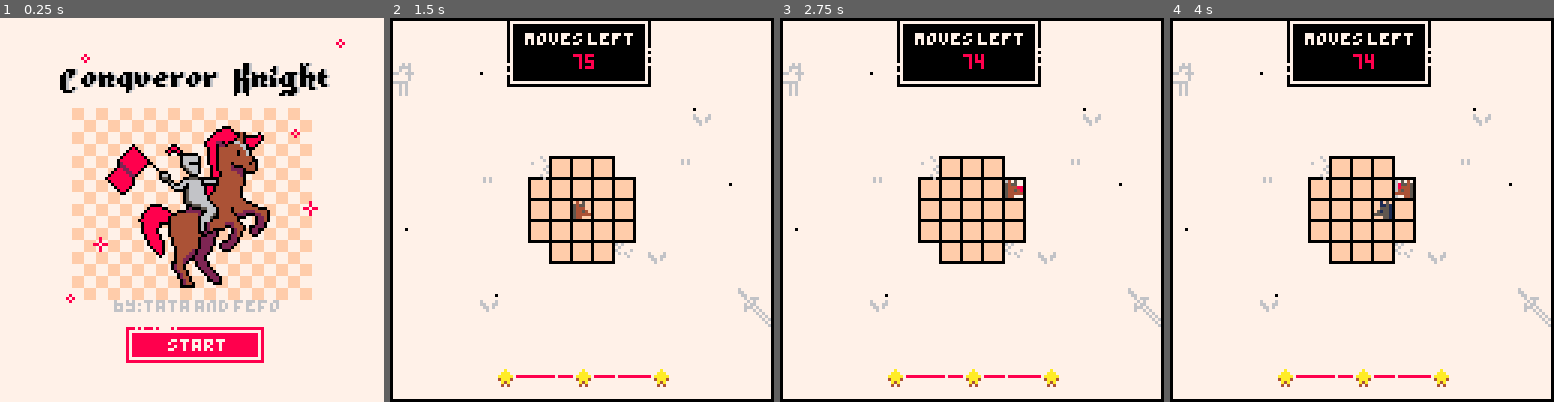
Above: before the commit, frames 1-4 (left to right).
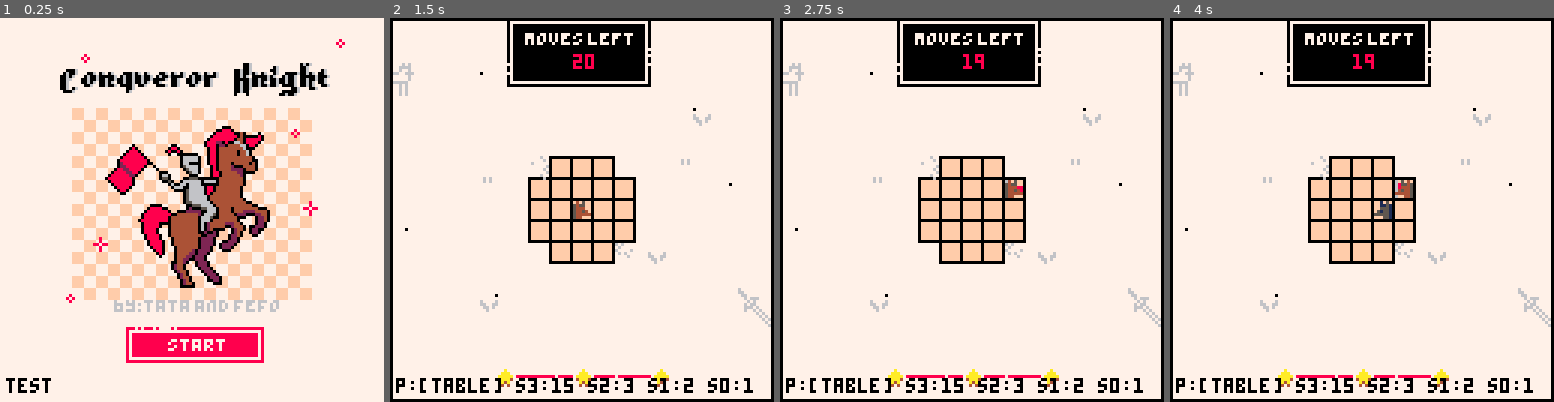
Above: after the commit, the same moments.

Repository: fbarreta/knight
Game: PICO-8 cartridge knight.p8
The game is run twice, just before and just after one commit, with the same random seed, the same clock (stepped at 60 frames per second) and the same inputs.
Inputs:
- Up to frame 1 (0.25 s): no input
- Up to frame 2 (1.5 s): tap X (X key) at 0.33, 1.07 s; tap O (Z key) at 0.7 s
- Up to frame 3 (2.75 s): hold Right 1.6-2.1 s; tap O (Z key) at 1.7, 2.1, 2.5 s; tap X (X key) at 1.85 s; hold Up 2.15-2.42 s; hold Right from 2.47 s (still down)
- Up to frame 4 (4 s): tap O (Z key) at 2.9, 3.3, 3.7 s; tap X (X key) at 2.97 s; release Right at 3.03 s; hold Left 3.08-3.58 s; hold Down 3.63-3.97 s

The runs differ from the first frame. In frame 1, 0.2% of the frame differs, in the area x 1-14%, y 93-98%; in frame 2, 1.3%; in frame 3, 1.4%, in the area x 1-95%, y 9-98%; in frame 4, 1.4%.

Commit message:
Add files via upload

Diff:
--- a/knight.p8
+++ b/knight.p8
@@ -3,7 +3,7 @@
 __lua__
 levels = {
 	{
-		moves=75,
+		moves=20,
 		grid = {r=5,c=5},
 		holes = {
 			{x = 0,y = 0},
@@ -15,14 +15,14 @@
 		}
 	},
 	{
-		moves=40,
+		moves=30,
 		grid = {r=5,c=3},
 		holes = {},
 		ini = {x = 1,y = 2
 		}
 	},
 	{
-		moves=75,
+		moves=50,
 		grid = {r = 5,c = 5},
 		holes = {
 			{x = 0,y = 0},
@@ -40,7 +40,7 @@
 		}
 	},
 	{
-		moves=65,
+		moves=50,
 		grid = {r = 4,c = 6},
 		holes = {
 			{x = 0,y = 0},
@@ -56,14 +56,14 @@
 		}
 	},
 	{
-		moves=40,
+		moves=25,
 		grid = {r = 3,c = 4},
 		holes = {},
 		ini = {x = 1,y = 2
 		}
 	},
 	{
-		moves=130,
+		moves=100,
 		grid = {r = 5,c = 10},
 		holes = {
 			{x = 0,y = 0},
@@ -128,7 +128,7 @@
 		}
 	},
 	{
-		moves=250,
+		moves=200,
 		grid = {r = 10,c = 10},
 		holes = {
 			{x = 0,y = 0},
@@ -176,7 +176,7 @@
 		}
 	},
 	{
-		moves=250,
+		moves=220,
 		grid = {r = 9,c = 12},
 		holes = {
 			{x = 0,y = 0},
@@ -282,7 +282,7 @@
  checklevel()
  splashscreen()
  drawlevel()
- //debug(2, 120)
+ debug(2, 120)
 end
 
 function levelupdate()
@@ -306,11 +306,13 @@
 	if (loading == false) then return end
 	if (level == 0) then
 		draw_splash()
+	elseif (level == #levels) then
+		draw_winlevel(true)
 	else
 		if lost then
 			draw_looselevel()
 		else
-			draw_winlevel()
+			draw_winlevel(false)
 		end
 	end
 end
@@ -358,10 +360,17 @@
 	spr(79,20,90)
 end
 
-function draw_winlevel()
+function draw_winlevel(endgame)
 	color(0)
 	palt(0,false)
-	print("stage clear",43,14)
+	local msg = "stage clear"
+	local y = 14
+	local x = 42
+	if endgame then
+		x = 22
+		msg = "you beat the game !!!"
+	end
+	print(msg,x,14)
 	local y = 72
 	local x = 22
 	spr(176,x,y,3,1)
@@ -405,8 +414,12 @@
 		spr(71,x,y,6,2)
 	end
 	palt(0,true)
-	spr(96,x+4,y+4,2,1)
-	spr(98,x+24,y+4,3,1)
+	if endgame then
+		spr(115,x+10,y+4,4,1)
+	else
+		spr(96,x+4,y+4,2,1)
+		spr(98,x+24,y+4,3,1)
+	end
 	local y = 104
 	local x = 41
 	palt(0,false)
@@ -473,18 +486,18 @@
 	end
 	line(42,119,86,119,8)
 	//progress bar 44px
-	local range = stars.s0 - stars.s2
-	local rangestep = 100 / range
-	local len = 44
-	local step = len * 0.01
-	local m = (levels[level].moves - moves) - stars.s3
-	local p = step * (m * rangestep)
-	if stars.score < 3 then
-			if p > len then
-				p = len
-			end
-		line(86-p,119,86,119,6)
-	end
+	//local range = 5
+	//local rangestep = 100 / range
+	//local len = 44
+	//local step = len * 0.01
+	//local m = (levels[level].moves - moves) - stars.s2 - stars.s1
+	//local p = flr(step * (m * rangestep))
+	//if stars.score < 3 and p > 0 then
+	//		if p > len then
+	//			p = len
+	//		end
+	//	line(86-p,119,86,119,6)
+	//end
 	line(55,119,55,119,7)
 	line(75,119,75,119,7)
 	local s3 = 8;
@@ -506,6 +519,11 @@
 	color(0)
 	drawbackground()
 	rect(0,0,127,127,0)
+	message = "p:"..tostr(p)
+	      .. " s3:"..tostr(stars.s3)
+							.. " s2:"..tostr(stars.s2)
+							.. " s1:"..tostr(stars.s1)
+							.. " s0:"..tostr(stars.s0)
 end
 
 function drawbackground()
@@ -543,7 +561,9 @@
 	if (loading) then
 		if (btnp(5) or btnp(4)) then
 			if nextlevelbtn == false then
-				level -= 1
+				if level > 1 then
+					level -= 1
+				end
 			end
 			if lost then
 				level = 0
@@ -602,16 +622,20 @@
 		togo -= 1
 	end
 	moves -= 1
-	local p = levels[level].moves - moves
-	if p <= stars.s3 then
-		stars.score = 3
-	elseif p <= stars.s2 then
+	if moves <= stars.s3 then
 		stars.score = 2
-	elseif p <= stars.s1 then
+	end
+	if moves <= stars.s2 then
 		stars.score = 1
-	else
+	end
+	if moves <= stars.s1 then
 		stars.score = 0
 	end
+	//message = "m:"..tostr(moves)
+	//      .. " s3:"..tostr(stars.s3)
+	//						.. " s2:"..tostr(stars.s2)
+	//						.. " s1:"..tostr(stars.s1)
+	//						.. " s0:"..tostr(stars.s0)
 end
 
 function setmove()
@@ -730,6 +754,10 @@
 end
 
 function checklevel()
+	if (togo == 0) then
+		loading = true
+		//music(-1)
+	end
 	if level > 0 then
 		if (moves == 0) then
 			lost = true
@@ -737,19 +765,16 @@
 			//music(-1)
 		end
 	end
-	if (togo == 0) then
-		loading = true
-		//music(-1)
-	end
 end
 
 function calcstars()
 	local m = moves
-	local i = m/4
-	stars.s3 = i;
-	stars.s2 = i * 2;
-	stars.s1 = i * 3;
-	stars.s0 = i * 4;
+	local h = flr(m/2) + 5
+	local i = flr((m-h)/3)
+	stars.s3 = h;
+	stars.s2 = i * 3;
+	stars.s1 = i * 2;
+	stars.s0 = i;
 	stars.score = 3
 end
 
@@ -783,12 +808,12 @@
 end
 __gfx__
 00000000000000000000000000000000000000000000000000000000000000000000000000000000000000007770067777777777777777060677777777700000
-06777770000aa000000550000ffffff001111110002002000050050000999900000a000000060000000000007770067777777067777777006777777777700000
-0688777000a00a00005005000ffffff0011111100222222005555550091aaa9000aaa00000666000000000000060067777770067777777006777706777700000
+06fffff0000aa000000550000ffffff001111110002002000050050000999900000a000000060000000000007770067777777067777777006777777777700000
+0688fff000a00a00005005000ffffff0011111100222222005555550091aaa9000aaa00000666000000000000060067777770067777777006777706777700000
 06882880000aa000000550000ffffff001111110020220200505505009aa99007aaaaa7076666670000000000060060670677067700006006067006777700000
 06882880000aa000000550000ffffff001111110022222200555555009a9000004aaa40005666500000000000060670000060677060067000006000677700000
-0677288000aaaa00005555000ffffff001111110002002000050050009aa900000a4a00000656000000000000000060060060060060067006006006777700000
-067777700aaaaaa0055555500ffffff0011111100022220000555500009999900040400000505000000000000060060060670060060067006067006777700000
+06ff288000aaaa00005555000ffffff001111110002002000050050009aa900000a4a00000656000000000000000060060060060060067006006006777700000
+06fffff00aaaaaa0055555500ffffff0011111100022220000555500009999900040400000505000000000000060060060670060060067006067006777700000
 00000000000000000000000000000000000000000000000000000000000000000000000000000000000000000060060060060067000067006067700677700000
 00000000000000000000000000000000000000000000000000000000000000000000000000000000000000000060067777777777777006777006777777700000
 0000b30005555550077777700eeeeee0004050000050100000000000000000000000000000000000000000000060077777777777000006777777777777700000
